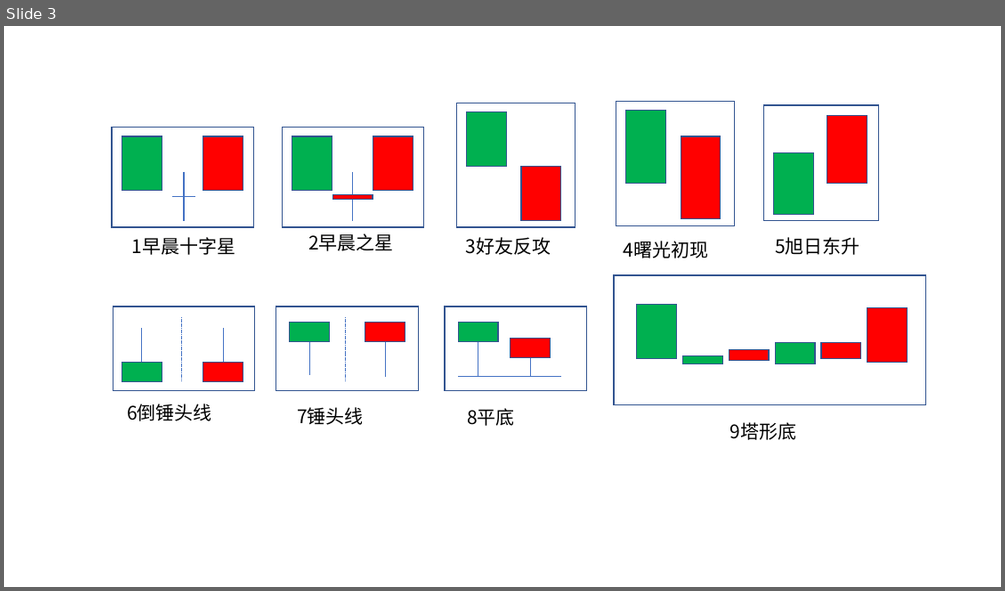
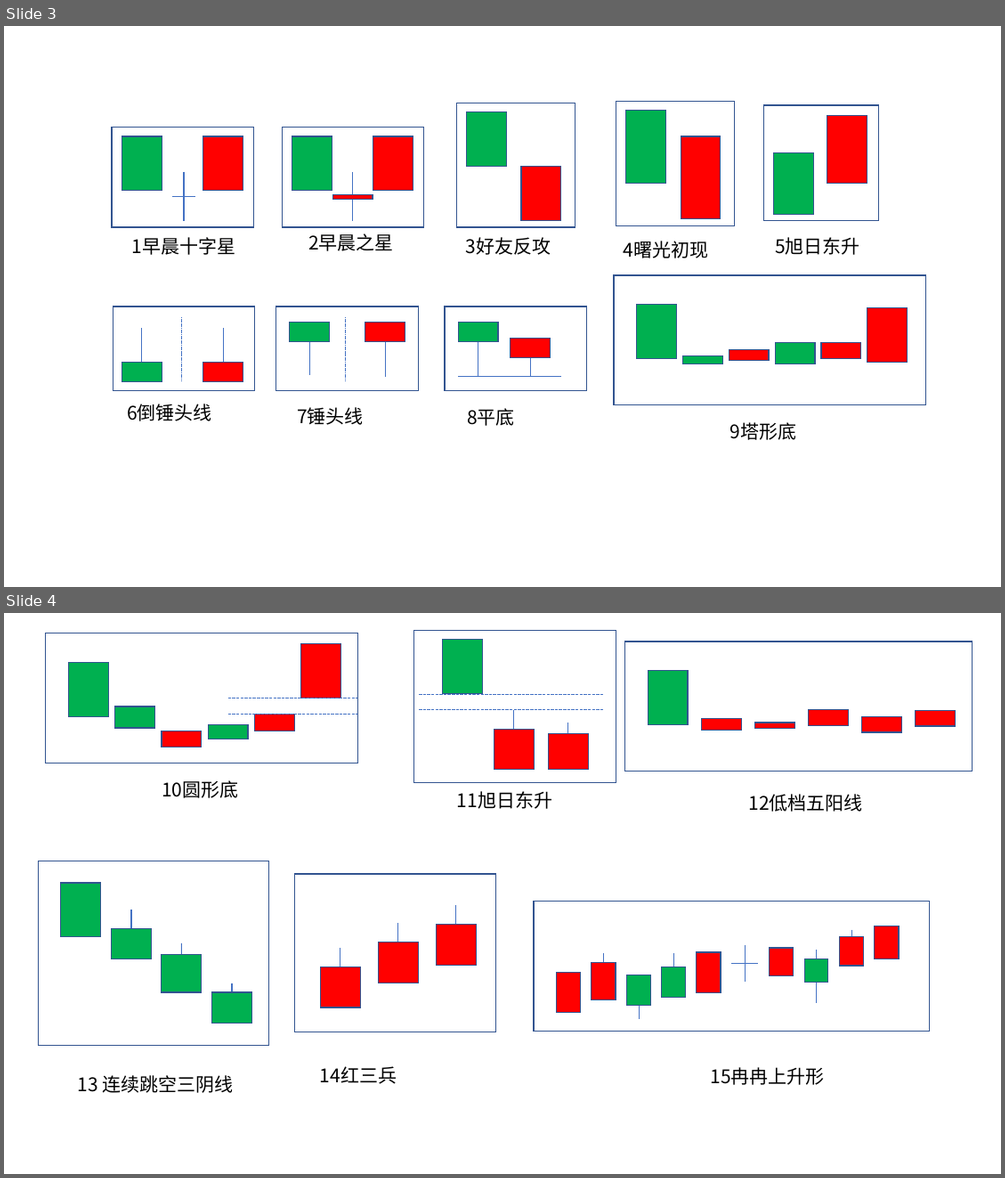
Before and after one commit to lt-han/blog-hanlitao, a slide deck: file/stock/K线图.pptx. Shown one above the other, each under a label of ours: slide 3 before the commit, slides 3 and 4 after it. The pictures are 1005x591 and 1005x1178 pixels, drawn with LibreOffice and Linux fonts; fonts in the diff are those of the drawing. Boxes give left, top, right and bottom in pixels: in the first picture for what was removed or moved away, otherwise in the second. Text is boxed around its words. In the diff, an @@ line names an element or a change of style, - is before the commit and + after.

```diff
--- a/file/stock/K线图.pptx
+++ b/file/stock/K线图.pptx
@@ slide 4 added at <box>4,613,1001,1174</box>, background #FFFFFF @@
@@ group added at <box>46,633,357,763</box>: 7 rectangles, 2 lines @@
@@ group added at <box>413,630,615,783</box>: 4 rectangles, 4 lines @@
@@ group added at <box>624,641,972,771</box>: 7 rectangles @@
@@ text added at <box>162,780,238,798</box>, 18 pt, text #000000 @@
+10圆形底
@@ text added at <box>457,791,552,809</box>, 18 pt, text #000000 @@
+11旭日东升
@@ text added at <box>748,794,862,811</box>, 18 pt, text #000000 @@
+12低档五阳线
@@ group added at <box>38,860,268,1045</box>: 5 rectangles, 3 lines @@
@@ group added at <box>295,874,497,1032</box>: 4 rectangles, 3 lines @@
@@ group added at <box>534,901,929,1032</box>: 10 rectangles, 7 lines @@
@@ text added at <box>320,1066,396,1084</box>, 18 pt, text #000000 @@
+14红三兵
@@ text added at <box>78,1075,234,1093</box>, 18 pt, text #000000 @@
+13 连续跳空三阴线
@@ text added at <box>711,1067,825,1085</box>, 18 pt, text #000000 @@
+15冉冉上升形
```
Also in this commit, not shown: 1 slide removed, 6 other files.
